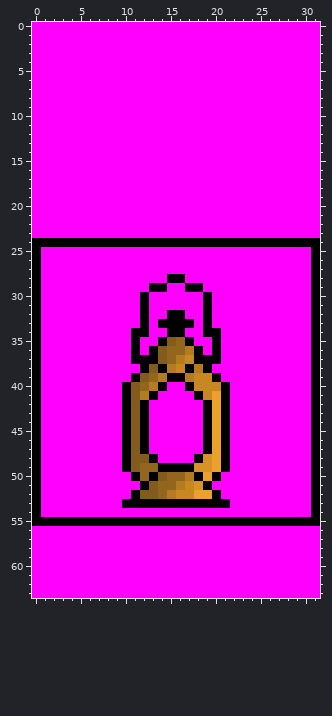
Pixel-art sprite, stored at tower-of-darkness-xna/tower-of-darkness-xna/tower-of-darkness-xnaContent/lantern.png. This is how it looked before the edit.
The file is 32x64 pixels.
After:
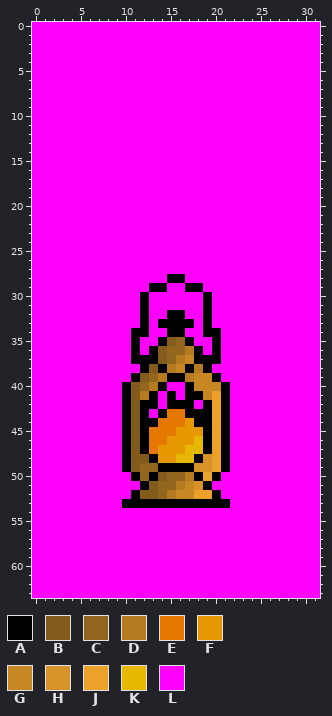
Palette (. is transparent): A #000000  B #835b1c  C #93661f  D #b47b21  E #e67700  F #e69800  G #c78824  H #d79327  J #eca12b  K #e6b800  L #ff00ff
Difference:
y 24: x 0..31 AAAAAAAAAAAAAAAAAAAAAAAAAAAAAAAA -> LLLLLLLLLLLLLLLLLLLLLLLLLLLLLLLL
y 25..40: x 0 A -> L; x 31 A -> L
y 41: x 0 A -> L; x 15 L -> A; x 17 L -> A; x 31 A -> L
y 42: x 0 A -> L; x 13 L -> A; x 15..17 LLL -> AAA; x 31 A -> L
y 43: x 0 A -> L; x 14..18 LLLLL -> AEEAA; x 31 A -> L
y 44: x 0 A -> L; x 13..18 LLLLLL -> AEEEFA; x 31 A -> L
y 45: x 0 A -> L; x 13..18 LLLLLL -> EEEFFF; x 31 A -> L
y 46: x 0 A -> L; x 13..18 LLLLLL -> EEFFFK; x 31 A -> L
y 47: x 0 A -> L; x 13..18 LLLLLL -> EFFFKK; x 31 A -> L
y 48: x 0 A -> L; x 14..17 LLLL -> FFKK; x 31 A -> L
y 49..54: x 0 A -> L; x 31 A -> L
y 55: x 0..31 AAAAAAAAAAAAAAAAAAAAAAAAAAAAAAAA -> LLLLLLLLLLLLLLLLLLLLLLLLLLLLLLLL
